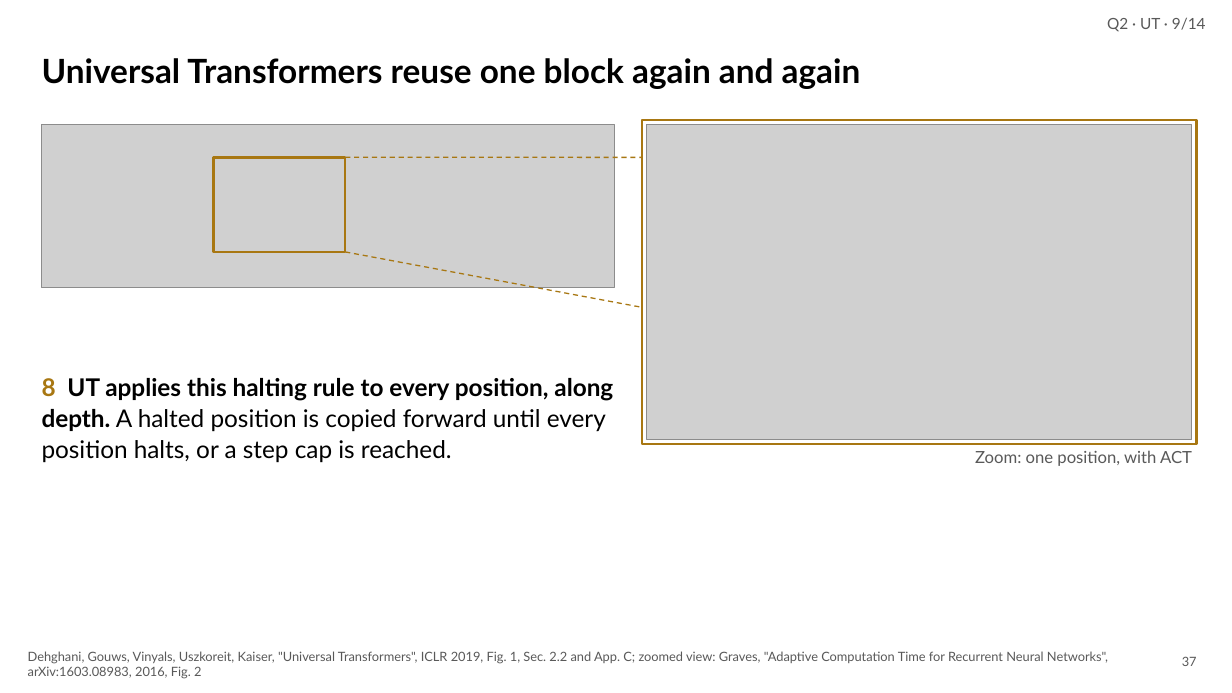
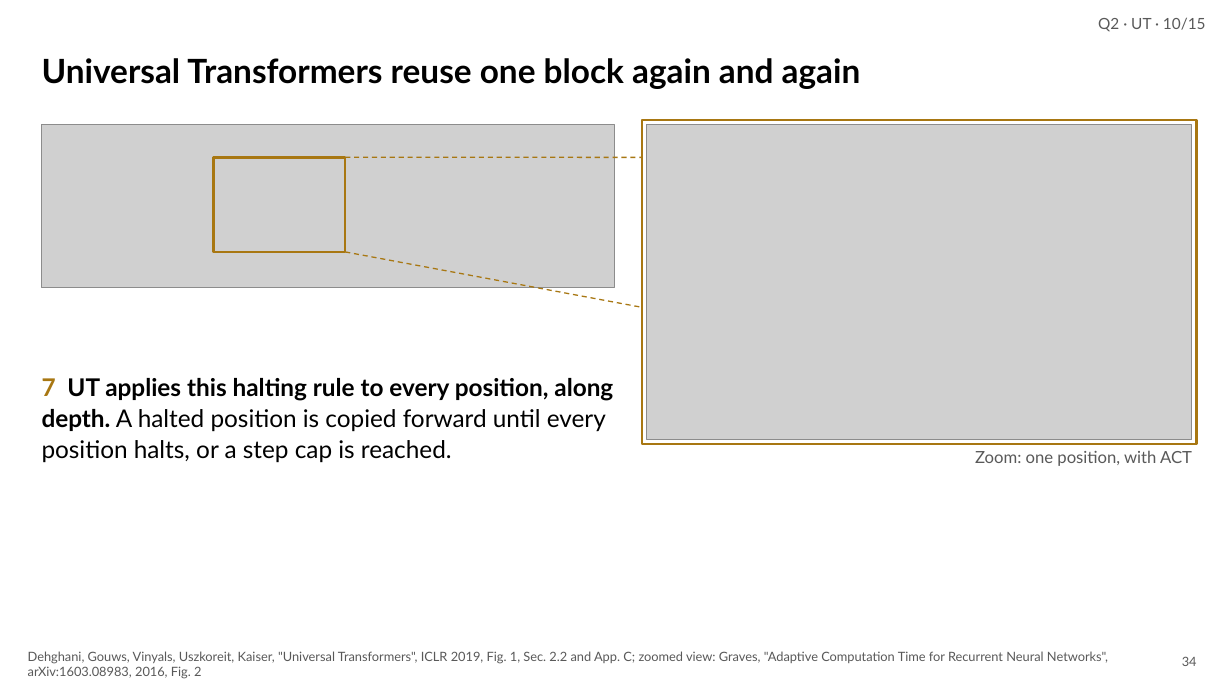
Before and after one commit to irregular6612/agi-hw2, a slide deck: slide 34 of build/out/looped-transformers.pptx (slide 37 before the commit). Drawn at 1232x693 pixels with LibreOffice and Linux fonts; fonts in the diff are those of the drawing; grey boxes stand for pictures. Boxes give left, top, right and bottom in pixels: in the first picture for what was removed or moved away, otherwise in the second. Text is boxed around its words. In the diff, an @@ line names an element or a change of style, - is before the commit and + after.

```diff
--- a/build/out/looped-transformers.pptx
+++ b/build/out/looped-transformers.pptx
@@ text at (x1=1098, y1=17, x2=1206, y2=32): text changed @@
-Q2 · UT · 9/14
+Q2 · UT · 10/15
@@ text at (x1=42, y1=378, x2=613, y2=463): text changed @@
-8 UT applies this halting rule to every position, along depth. A halted position is copied forward until every position halts, or a step cap is reached.
+7 UT applies this halting rule to every position, along depth. A halted position is copied forward until every position halts, or a step cap is reached.
@@ page number at (x1=1182, y1=656, x2=1197, y2=666): text changed @@
-37
+34
```
Also in this commit, not shown: 21 other slides changed, 2 slides added, 5 slides removed, 13 other files.
